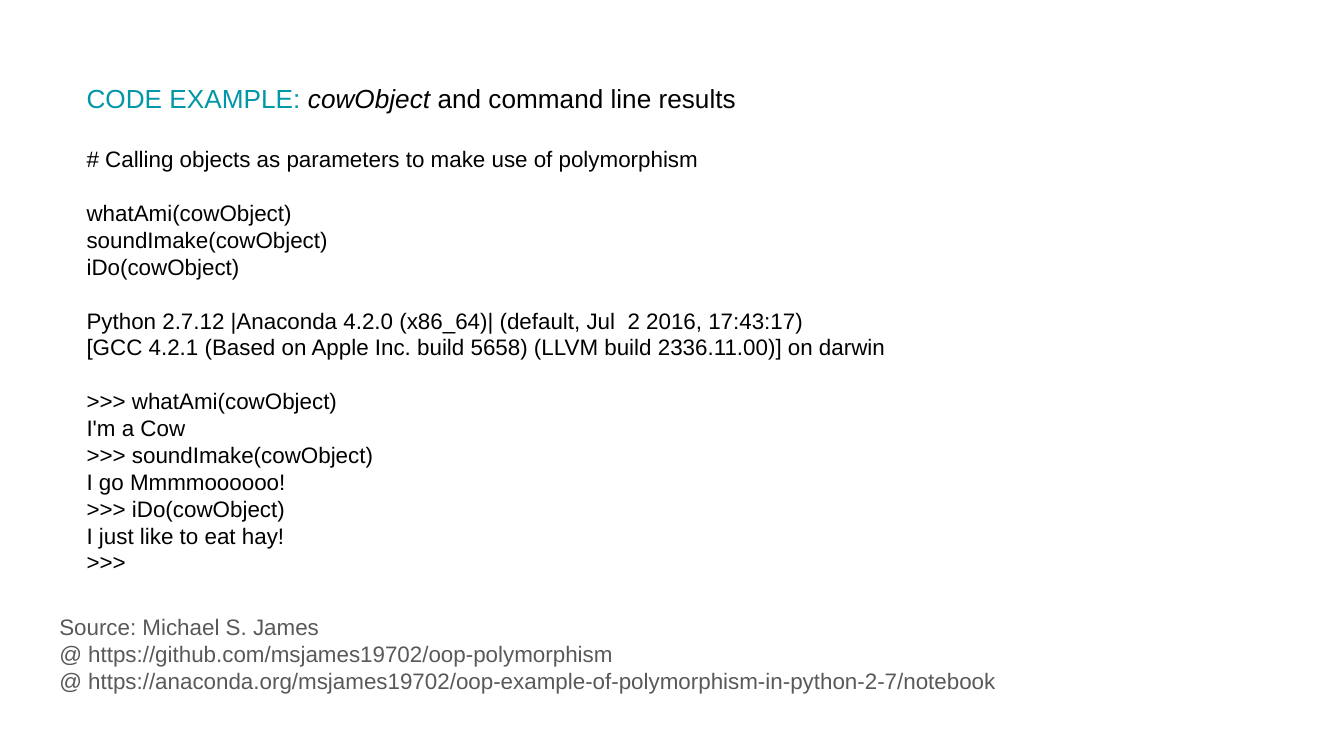
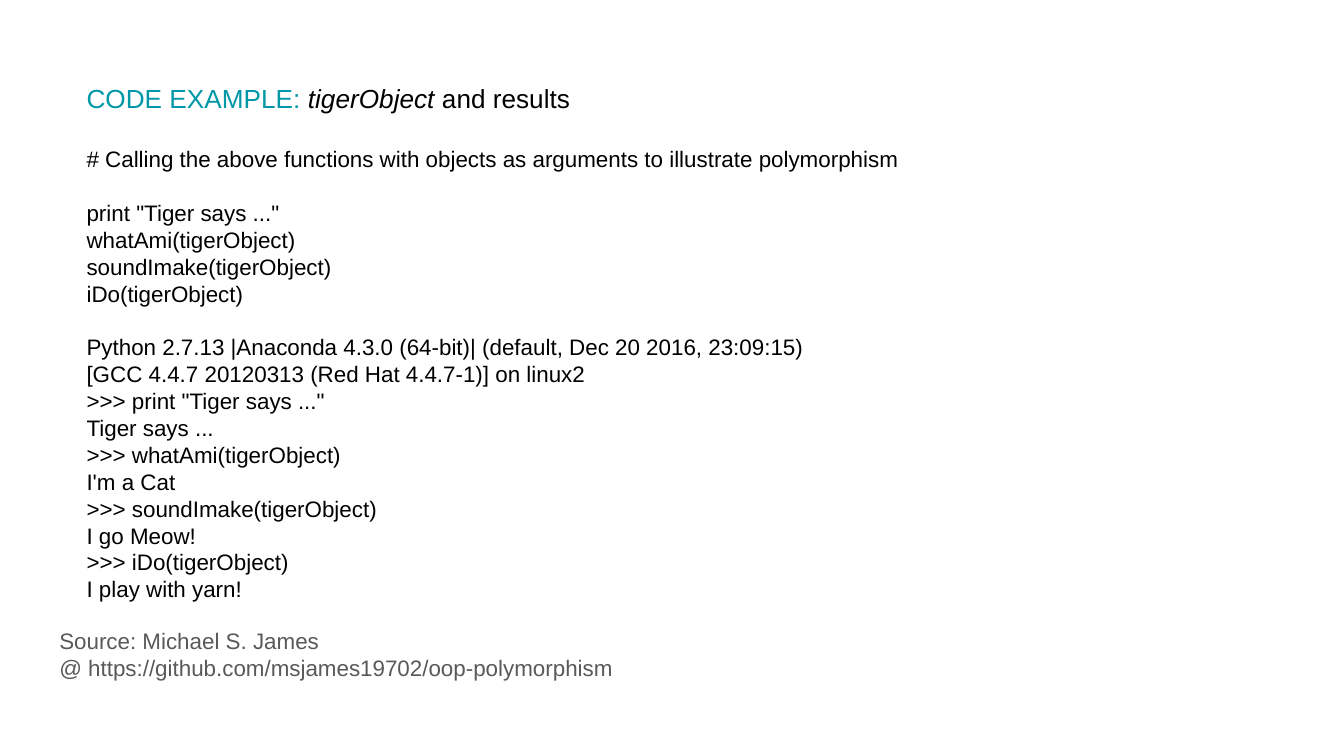
Before and after one commit to msjames19702/oop-polymorphism, a slide deck: slide 13 of The Concept of Polymorphism in Object Oriented Programing With illustration in Python 2.7.pptx. Drawn at 1344x756 pixels with LibreOffice and Linux fonts; fonts in the diff are those of the drawing. Boxes give left, top, right and bottom in pixels: in the first picture for what was removed or moved away, otherwise in the second. Text is boxed around its words. In the diff, an @@ line names an element or a change of style, - is before the commit and + after.

```diff
--- a/The Concept of Polymorphism in Object Oriented Programing With illustration in Python 2.7.pptx
+++ b/The Concept of Polymorphism in Object Oriented Programing With illustration in Python 2.7.pptx
@@ text at [87,89,898,602]: text changed @@
-CODE EXAMPLE: cowObject and command line results
-# Calling objects as parameters to make use of polymorphism
-whatAmi(cowObject)
-soundImake(cowObject)
-iDo(cowObject)
-Python 2.7.12 |Anaconda 4.2.0 (x86_64)| (default, Jul 2 2016, 17:43:17)
-[GCC 4.2.1 (Based on Apple Inc. build 5658) (LLVM build 2336.11.00)] on darwin
->>> whatAmi(cowObject)
-I'm a Cow
->>> soundImake(cowObject)
-I go Mmmmoooooo!
->>> iDo(cowObject)
-I just like to eat hay!
->>>
+CODE EXAMPLE: tigerObject and results
+# Calling the above functions with objects as arguments to illustrate polymorphism
+print "Tiger says ..."
+whatAmi(tigerObject)
+soundImake(tigerObject)
+iDo(tigerObject)
+Python 2.7.13 |Anaconda 4.3.0 (64-bit)| (default, Dec 20 2016, 23:09:15)
+[GCC 4.4.7 20120313 (Red Hat 4.4.7-1)] on linux2
+>>> print "Tiger says ..."
+Tiger says ...
+>>> whatAmi(tigerObject)
+I'm a Cat
+>>> soundImake(tigerObject)
+I go Meow!
+>>> iDo(tigerObject)
+I play with yarn!
@@ text at [88,673,995,694]: paragraph removed @@
-@ https://anaconda.org/msjames19702/oop-example-of-polymorphism-in-python-2-7/notebook
```
Also in this commit, not shown: 6 other slides changed, 1 slide added, 1 slide removed, 2 other files.
